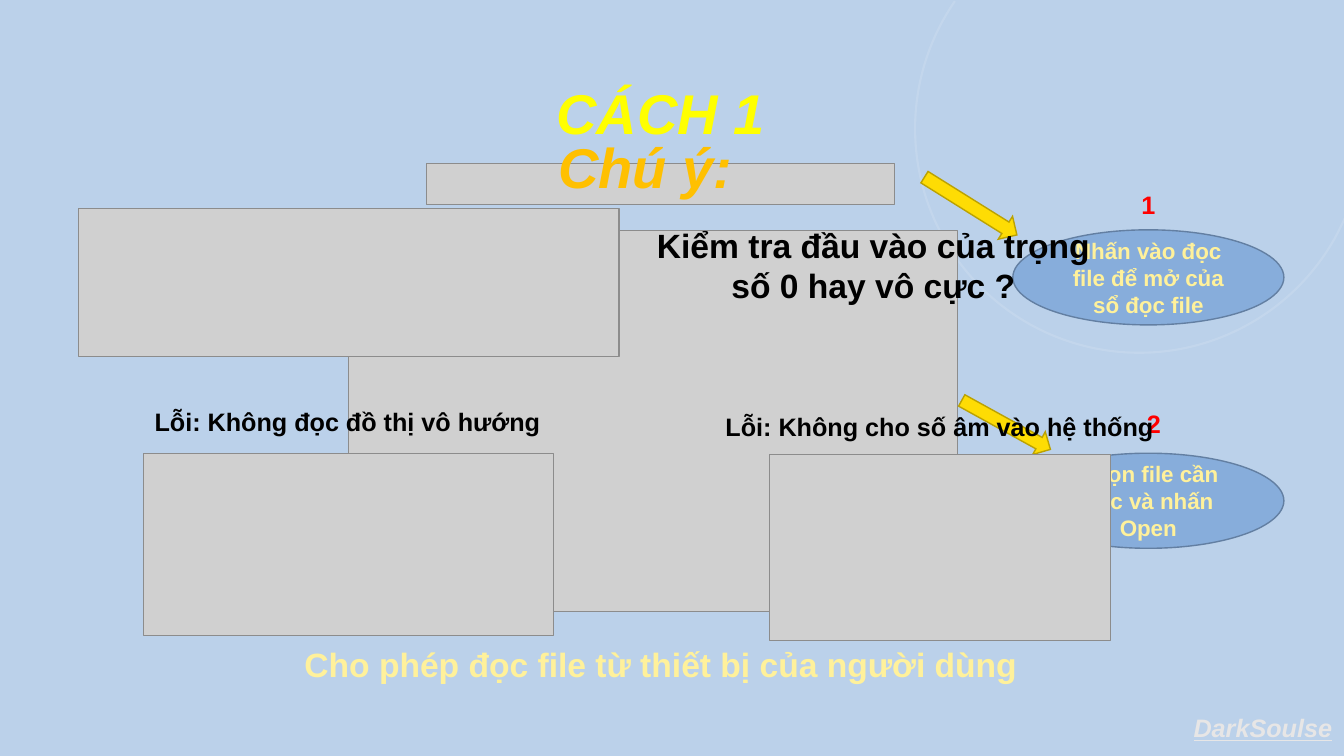
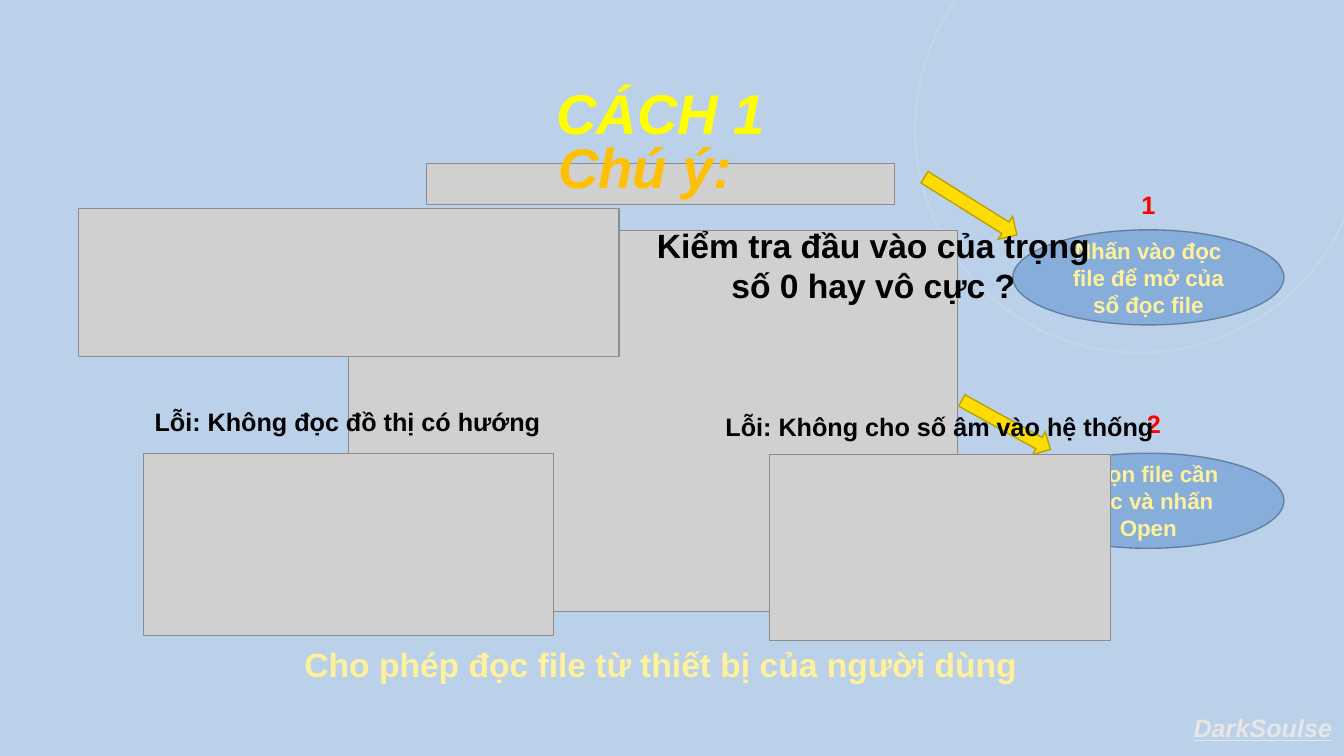
Before and after one commit to kun09-tker/LTDT_project, a slide deck: slide 9 of DarkSouls_ModunDijkstra.pptx. Drawn at 1344x756 pixels with LibreOffice and Linux fonts; fonts in the diff are those of the drawing; grey boxes stand for pictures; background and template pictures are left out. Boxes give left, top, right and bottom in pixels: in the first picture for what was removed or moved away, otherwise in the second. Text is boxed around its words. In the diff, an @@ line names an element or a change of style, - is before the commit and + after.

```diff
--- a/DarkSouls_ModunDijkstra.pptx
+++ b/DarkSouls_ModunDijkstra.pptx
@@ text at bbox=[155, 411, 540, 437]: text changed @@
-Lỗi: Không đọc đồ thị vô hướng
+Lỗi: Không đọc đồ thị có hướng
```
